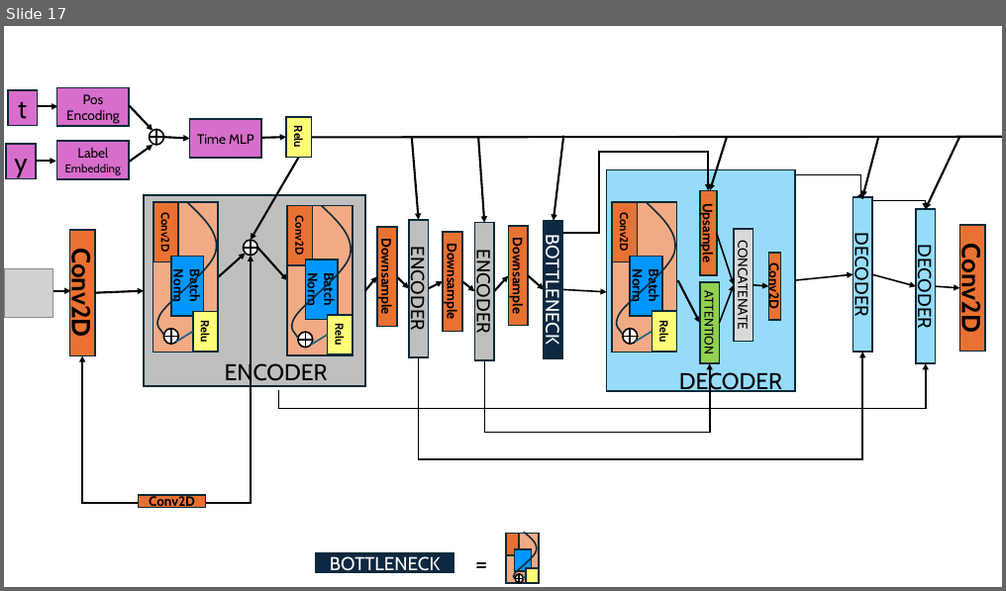
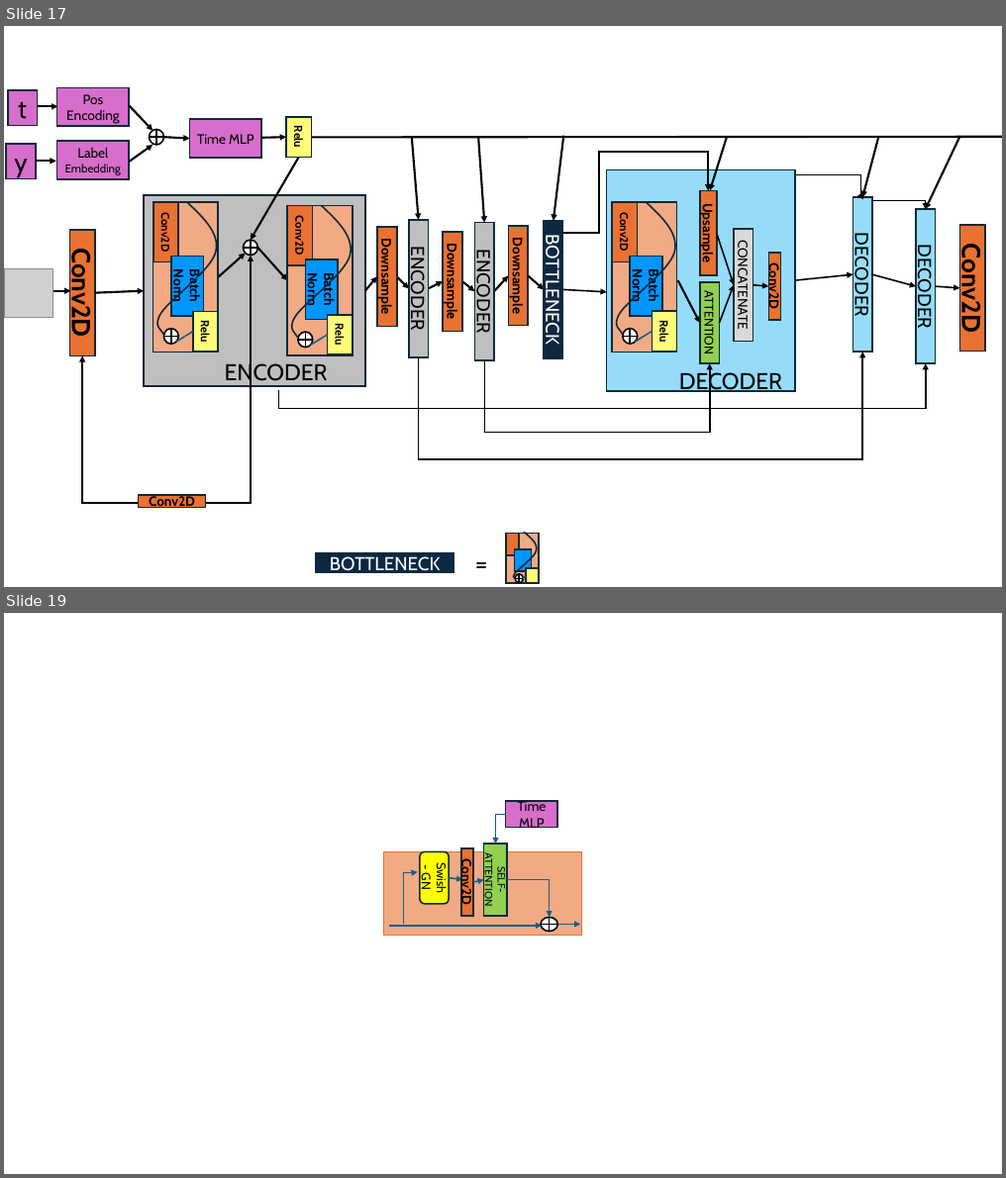
Before and after one commit to AdrianoEttari/pansharpening, a slide deck: models_representation.pptx. Shown one above the other, each under a label of ours: slide 17 before the commit, slides 17 and 19 after it; the slides between them are not shown. The pictures are 1006x591 and 1006x1178 pixels, drawn with LibreOffice and Linux fonts; fonts in the diff are those of the drawing; grey boxes stand for pictures. Boxes give left, top, right and bottom in pixels: in the first picture for what was removed or moved away, otherwise in the second. Text is boxed around its words. In the diff, an @@ line names an element or a change of style, - is before the commit and + after.

```diff
--- a/models_representation.pptx
+++ b/models_representation.pptx
@@ slide 19 added at <box>4,613,1002,1174</box>, background #FFFFFF @@
@@ elbow arrow added from (506, 814) to (496, 844), #156082 1.5 pt @@
@@ rectangle added at <box>506,802,558,828</box>, fill #D86ECC, outline #092A39 1.5 pt, 13 pt, text #000000 @@
+Time MLP
@@ rectangle added at <box>461,849,473,916</box>, fill #E97132, outline #092A39 1.5 pt, 13 pt, text #000000, bold @@
+Conv2D
@@ rectangle added at <box>483,844,507,916</box>, fill #92D050, outline #092A39 1.5 pt, 10 pt, text #000000 @@
+SELF-ATTENTION
@@ rectangle added at <box>383,852,581,935</box>, fill #F2AA84, outline #E97132 1 pt @@
@@ elbow arrow added from (404, 925) to (418, 872), #156082 1.5 pt @@
@@ rounded rectangle added at <box>420,853,449,904</box>, fill #FFFF00, outline #092A39 1.5 pt, 12 pt, text #000000 @@
+Swish - GN
@@ arrow added from (449, 878) to (463, 879), #156082 1.5 pt @@
@@ arrow added from (473, 882) to (484, 880), #156082 1.5 pt @@
@@ elbow arrow added from (507, 880) to (549, 918), #156082 1.5 pt @@
@@ arrow added from (389, 926) to (542, 926), #156082 1.5 pt @@
@@ flow chart or added at <box>541,918,558,932</box>, fill #FFFFFF, outline #000000 1.5 pt @@
@@ arrow added from (558, 925) to (580, 925), #156082 1.5 pt @@
```
Also in this commit, not shown: 1 other slide added, 2 other files.
